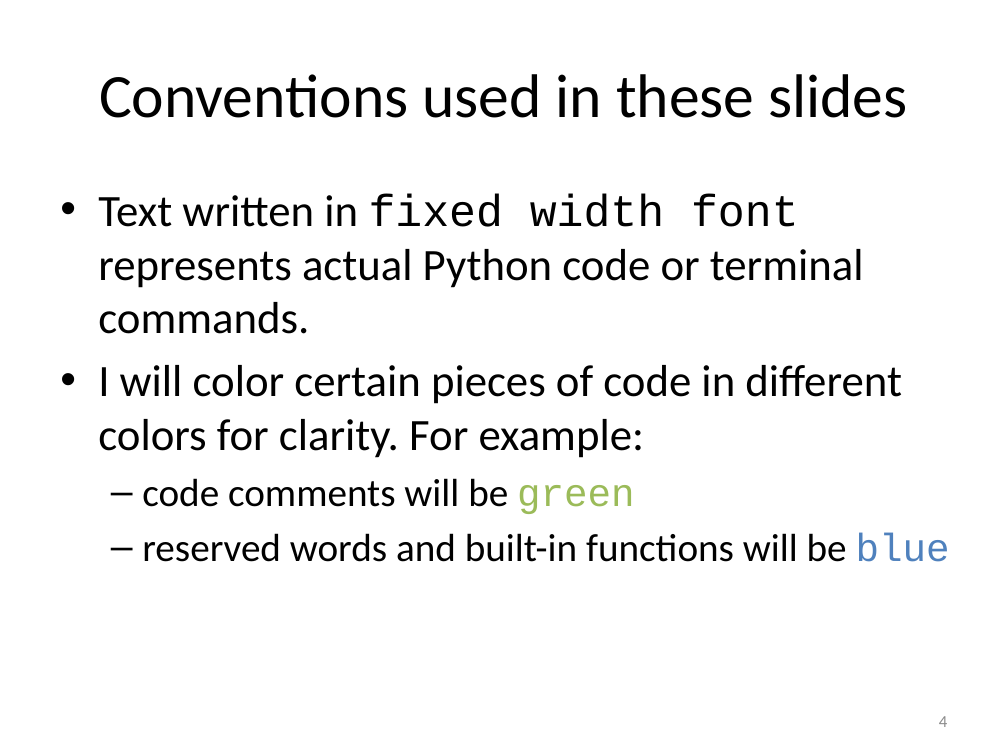
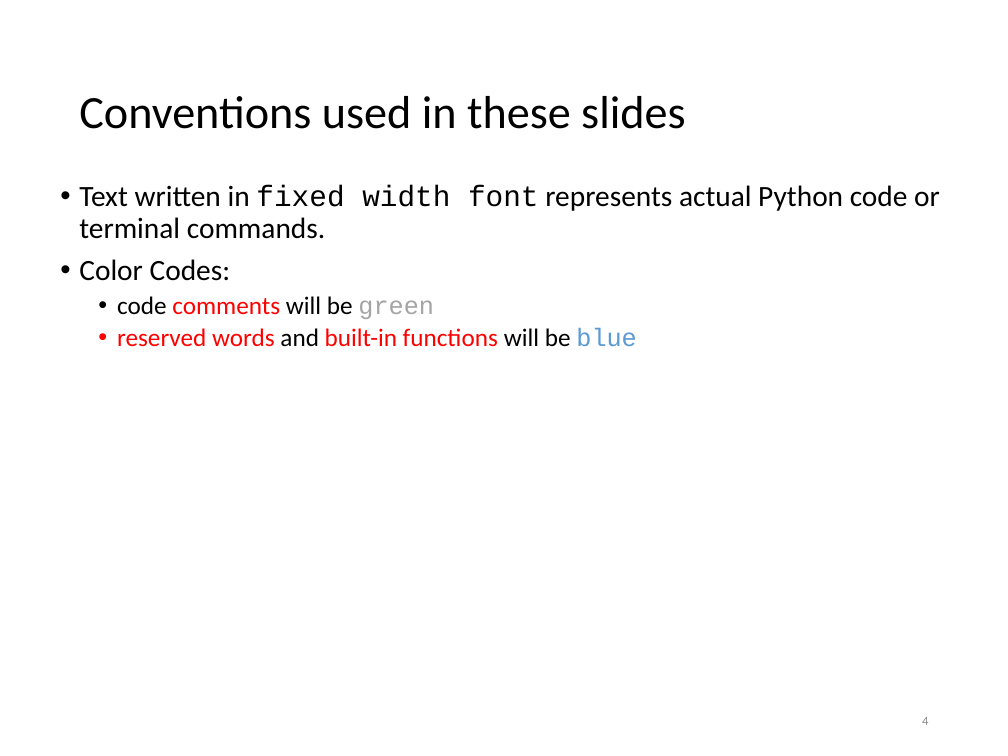
Before and after one commit to PennGCB/python_bootcamp, a slide deck: slide 4 of lab1/py27/lab1_introduction_to_python.pptx. Drawn at 1008x756 pixels with LibreOffice and Linux fonts; fonts in the diff are those of the drawing. Boxes give left, top, right and bottom in pixels: in the first picture for what was removed or moved away, otherwise in the second. Text is boxed around its words. In the diff, an @@ line names an element or a change of style, - is before the commit and + after.

```diff
--- a/lab1/py27/lab1_introduction_to_python.pptx
+++ b/lab1/py27/lab1_introduction_to_python.pptx
@@ title "Conventions used in these slides": place and size @@
-title "Conventions used in these slides" at bbox=[99, 74, 907, 118]
+title "Conventions used in these slides" at bbox=[79, 96, 685, 129]
@@ title "Conventions used in these slides" at bbox=[79, 96, 685, 129]: size 44 to 33 pt; alignment centre to left; line spacing 1 to 0.9 @@
@@ text at bbox=[79, 185, 940, 347]: size 32 to 21 pt in "Text written in fixed width font represents ..."; size 28 to 18 pt in "code comments will be green", "reserved words and built-in functions will be ..."; text colour #000000 to #FF0000 in "comments", "reserved words built-in functions"; text colour #9BBB59 to #A5A5A5 in "green"; text colour #4F81BD to #5B9BD5 in "blue"; indent changed; line spacing 1 to 0.9; more space between paragraphs; bullet – to •; less space between paragraphs @@
@@ text at bbox=[79, 259, 231, 281]: text changed; size 32 to 21 pt @@
-• I will color certain pieces of code in different colors for clarity. For example:
+• Color Codes:
@@ page number: place and size @@
-page number at bbox=[939, 716, 947, 727]
+page number at bbox=[922, 717, 928, 725]
@@ page number at bbox=[922, 717, 928, 725]: size 12 to 9 pt @@
```
Also in this commit, not shown: 64 other slides changed, 7 other files.
